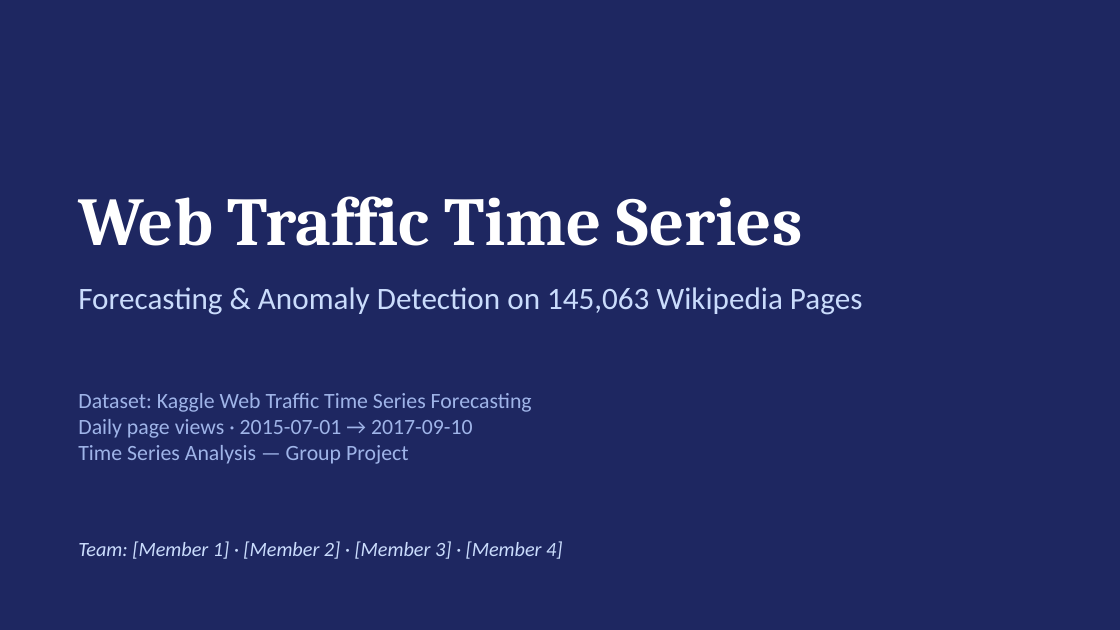
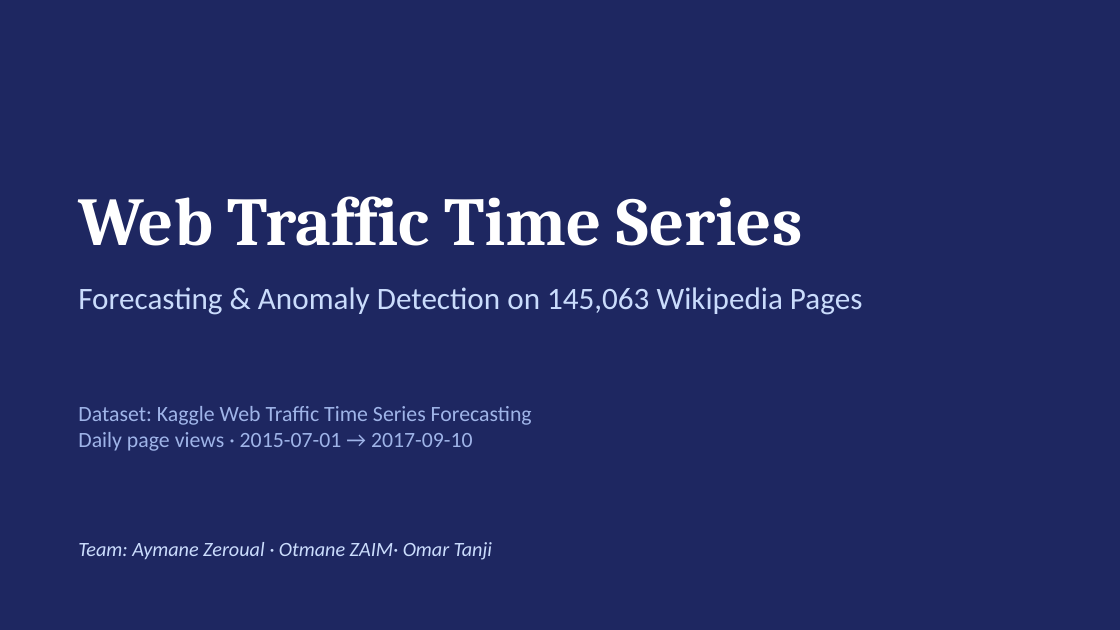
Before and after one commit to AyZee100/web-traffic-forecasting, a slide deck: slide 1 of slides.pptx. Drawn at 1120x630 pixels with LibreOffice and Linux fonts; fonts in the diff are those of the drawing. Boxes give left, top, right and bottom in pixels: in the first picture for what was removed or moved away, otherwise in the second. Text is boxed around its words. In the diff, an @@ line names an element or a change of style, - is before the commit and + after.

```diff
--- a/slides.pptx
+++ b/slides.pptx
@@ text at (x1=78, y1=445, x2=409, y2=464): paragraph removed @@
-Time Series Analysis — Group Project
@@ text at (x1=78, y1=542, x2=492, y2=560): text changed @@
-Team: [Member 1] · [Member 2] · [Member 3] · [Member 4]
+Team: Aymane Zeroual · Otmane ZAIM· Omar Tanji
```
Also in this commit, not shown: 8 other slides changed, 1 slide added, 1 slide removed.
